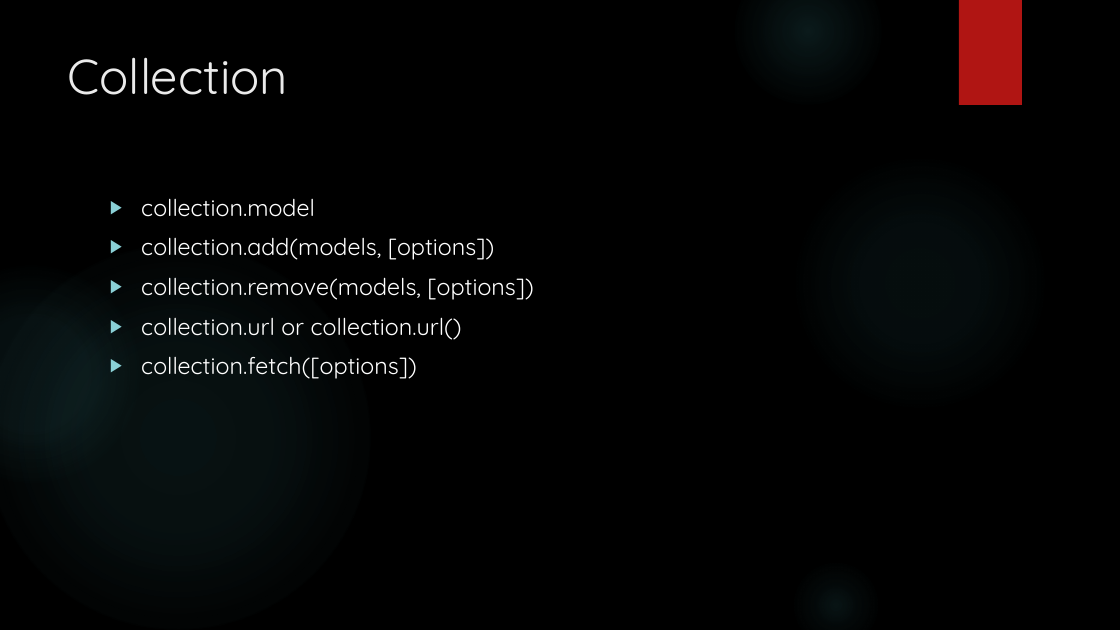
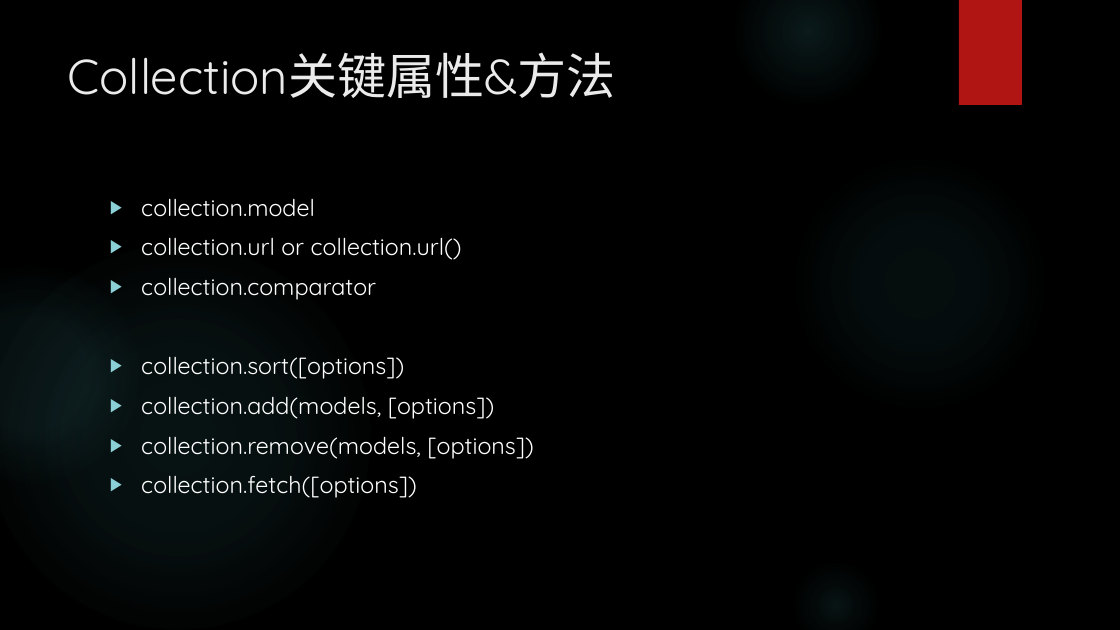
Before and after one commit to erichua23/prj, a slide deck: slide 38 of jsmvc/docs/Frontend MVC(EricHua).pptx (slide 31 before the commit). Drawn at 1120x630 pixels with LibreOffice and Linux fonts; fonts in the diff are those of the drawing; background and template pictures are left out. Boxes give left, top, right and bottom in pixels: in the first picture for what was removed or moved away, otherwise in the second. Text is boxed around its words. In the diff, an @@ line names an element or a change of style, - is before the commit and + after.

```diff
--- a/jsmvc/docs/Frontend MVC(EricHua).pptx
+++ b/jsmvc/docs/Frontend MVC(EricHua).pptx
@@ title at [68, 52, 616, 98]: text changed @@
-Collection
+Collection关键属性&方法
@@ text at [141, 237, 462, 379]: paragraphs added @@
+▶ collection.url or collection.url()
+▶ collection.comparator
+▶ collection.sort([options])
@@ text at [141, 317, 462, 340]: paragraph removed @@
-▶ collection.url or collection.url()
```
Also in this commit, not shown: 18 other slides changed, 29 slides added, 19 slides removed.
